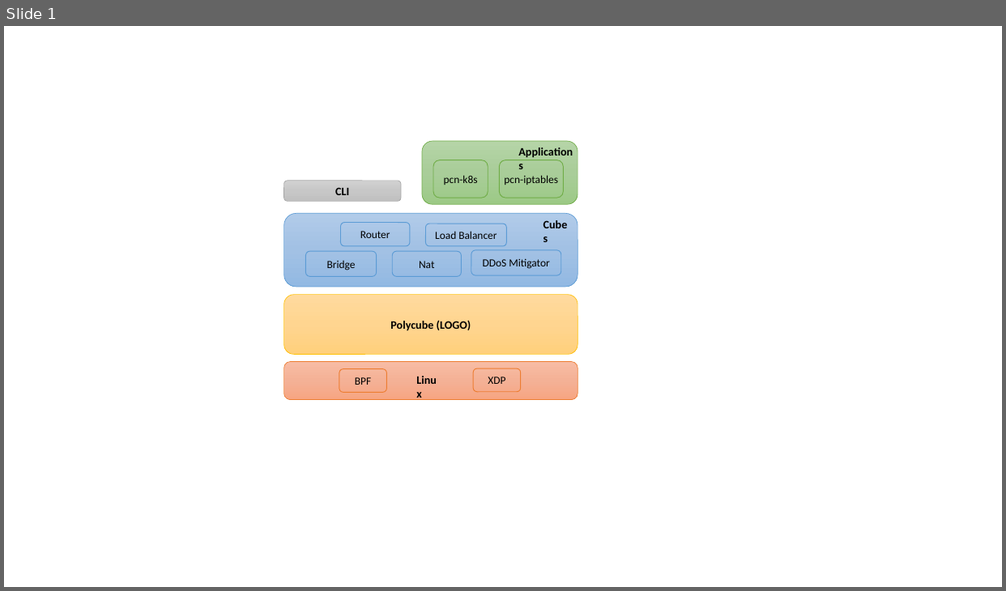
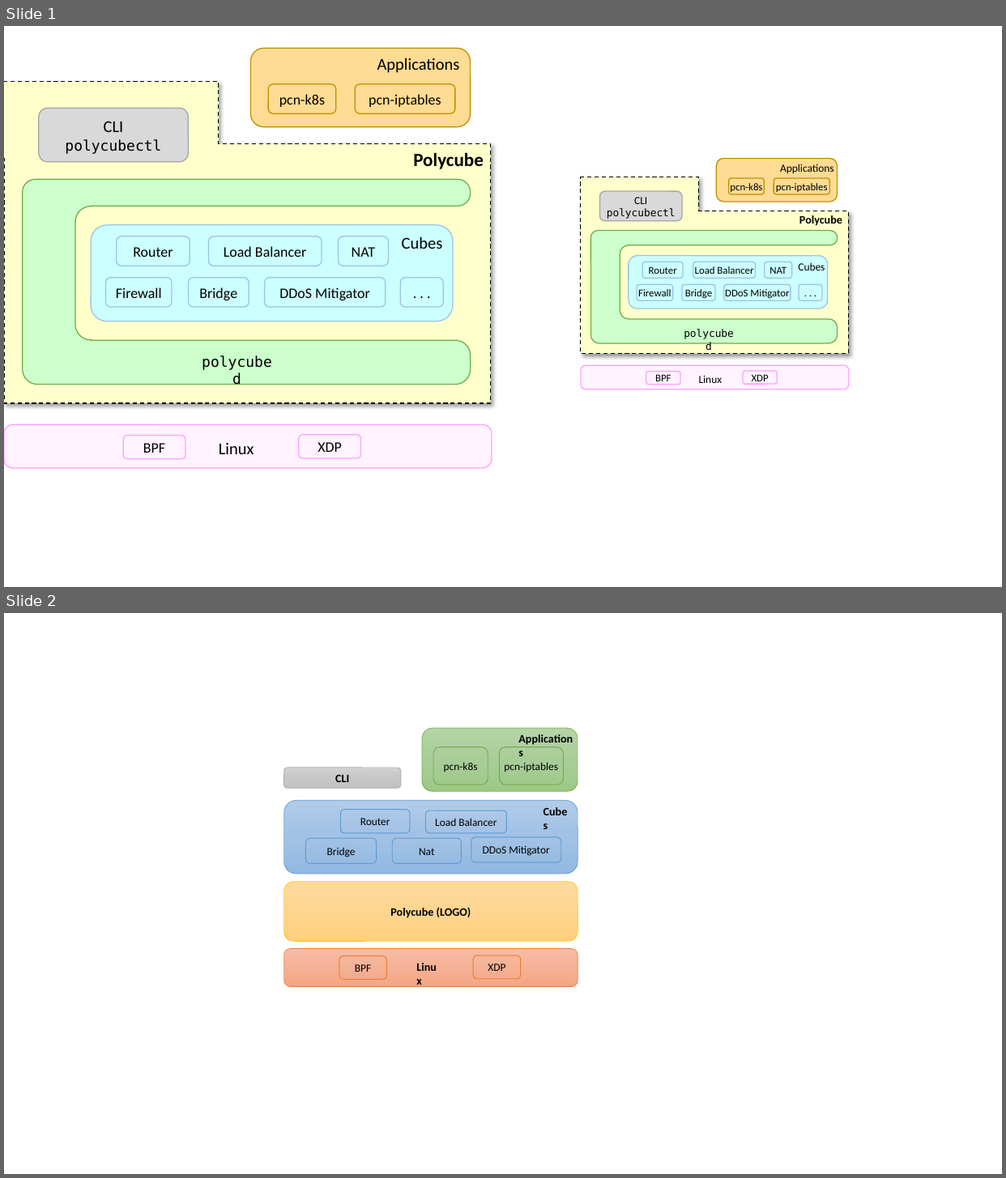
Before and after one commit to polycube-network/polycube, a slide deck: Documentation/images/polycube-archi.pptx. Shown one above the other, each under a label of ours: slide 1 before the commit, slides 1 and 2 after it. The pictures are 1006x591 and 1006x1178 pixels, drawn with LibreOffice and Linux fonts; fonts in the diff are those of the drawing. Boxes give left, top, right and bottom in pixels: in the first picture for what was removed or moved away, otherwise in the second. Text is boxed around its words. In the diff, an @@ line names an element or a change of style, - is before the commit and + after.

Commit message:
Updated Polycube overall architecture image and moved more detailed info from main README to DOCS.
Moved more detailed info from main README to DOCS.

```diff
--- a/Documentation/images/polycube-archi.pptx
+++ b/Documentation/images/polycube-archi.pptx
@@ slide 1 added at (x1=4, y1=26, x2=1002, y2=587), background #FFFFFF @@
@@ rounded rectangle added at (x1=251, y1=49, x2=471, y2=127), fill #FFDB93, outline #BF9000 1 pt @@
@@ text added at (x1=377, y1=58, x2=460, y2=73), 16 pt, text #000000 @@
+Applications
@@ freeform shape added at (x1=4, y1=82, x2=491, y2=404), fill #FFFFCC, outline #000000 1 pt dashed @@
@@ rounded rectangle added at (x1=268, y1=84, x2=336, y2=113), outline #BF9000 1 pt, 14 pt, text #000000 @@
+pcn-k8s
@@ rounded rectangle added at (x1=355, y1=84, x2=455, y2=113), outline #BF9000 1 pt, 14 pt, text #000000 @@
+pcn-iptables
@@ rounded rectangle added at (x1=39, y1=109, x2=188, y2=162), fill #D9D9D9, outline #A5A5A5 1 pt, 14 pt, text #000000 @@
+CLI
+polycubectl
@@ text added at (x1=413, y1=152, x2=484, y2=169), 18 pt, text #000000, bold @@
+Polycube
@@ freeform shape added at (x1=23, y1=179, x2=471, y2=385), fill #CCFFCC, outline #70AD47 1 pt @@
@@ group added at (x1=581, y1=159, x2=849, y2=390): 15 rounded rectangles, 3 texts, 2 freeform shapes, 2 rectangles @@
+Bridge
+Router
+NAT
+DDoS Mitigator
+Load Balancer
+pcn-iptables
+pcn-k8s
+BPF
+XDP
+Linux
+Applications
+Cubes
+CLI
+polycubectl
+. . .
+Firewall
+polycubed
+Polycube
@@ rounded rectangle added at (x1=91, y1=225, x2=454, y2=322), fill #CCFFFF, outline #9DC3E6 1 pt @@
@@ rounded rectangle added at (x1=117, y1=237, x2=189, y2=266), fill #CCFFFF, outline #9DC3E6 1 pt, 14 pt, text #000000 @@
+Router
@@ rounded rectangle added at (x1=208, y1=237, x2=322, y2=266), fill #CCFFFF, outline #9DC3E6 1 pt, 14 pt, text #000000 @@
+Load Balancer
@@ rounded rectangle added at (x1=338, y1=237, x2=388, y2=266), fill #CCFFFF, outline #9DC3E6 1 pt, 14 pt, text #000000 @@
+NAT
@@ text added at (x1=402, y1=237, x2=443, y2=249), 16 pt, text #000000 @@
+Cubes
@@ rounded rectangle added at (x1=106, y1=278, x2=172, y2=307), fill #CCFFFF, outline #9DC3E6 1 pt, 14 pt, text #000000 @@
+Firewall
@@ rounded rectangle added at (x1=188, y1=278, x2=249, y2=307), fill #CCFFFF, outline #9DC3E6 1 pt, 14 pt, text #000000 @@
+Bridge
@@ rounded rectangle added at (x1=265, y1=278, x2=385, y2=307), fill #CCFFFF, outline #9DC3E6 1 pt, 14 pt, text #000000 @@
+DDoS Mitigator
@@ rounded rectangle added at (x1=401, y1=278, x2=444, y2=307), fill #CCFFFF, outline #9DC3E6 1 pt, 14 pt, text #000000 @@
+. . .
@@ text added at (x1=193, y1=348, x2=281, y2=374), 14 pt, text #000000 @@
+polycubed
@@ rounded rectangle added at (x1=4, y1=425, x2=492, y2=468), fill #FFF3FF, outline #FF9FFF 1 pt @@
@@ rounded rectangle added at (x1=123, y1=436, x2=185, y2=459), fill #FFF3FF, outline #FF9FFF 1 pt, 14 pt, text #000000 @@
+BPF
@@ rounded rectangle added at (x1=299, y1=435, x2=361, y2=459), fill #FFF3FF, outline #FF9FFF 1 pt, 14 pt, text #000000 @@
+XDP
@@ text added at (x1=219, y1=443, x2=254, y2=454), 16 pt, text #000000 @@
+Linux
@@ what was slide 1 is now slide 2 @@
```
Also in this commit, not shown: 9 other files.
